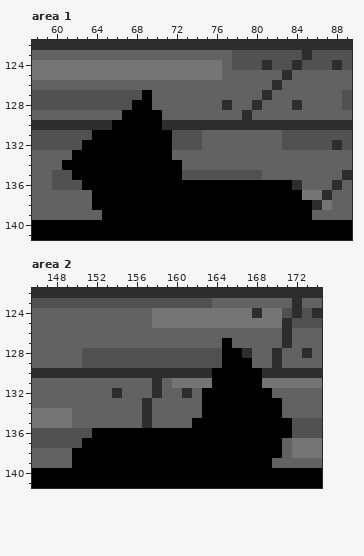
Pixel-art file: Assets/Sprites/Nivel1/Mapa/solo fondo primer nivel.aseprite. That is the earlier state.
385x142 pixels, 1 frame. Colours within 5 levels of each other are drawn and written as one. Shown: area 1: x 58..89, y 122..141; area 2: x 146..174, y 122..141. The commit also changed other parts of the picture, which this record leaves out.
New version:
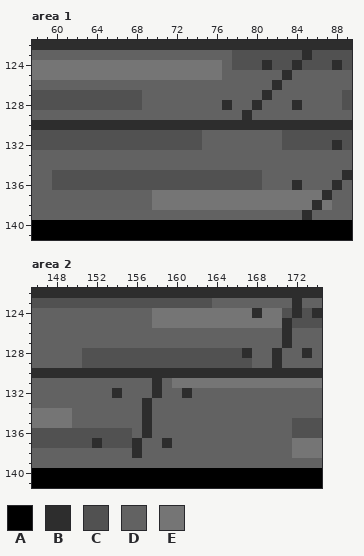
Palette (. is transparent): A #000000  B #2d2d2d  C #515151  D #626262  E #757575
Diff:
{"change": "layer \"capa más cercana\" now hidden"}
{"where": "area 1"}
{"y":127,"x":69,"old":"A","new":"D"}
{"y":128,"x":68,"old":"AA","new":"CD"}
{"y":129,"x":67,"old":"AAAA","new":"DDDD"}
{"y":130,"x":66,"old":"AAAAA","new":"BBBBB"}
{"y":131,"x":64,"old":"AAAAAAAA","new":"CCCCCCCC"}
{"y":132,"x":63,"old":"AAAAAAAAA","new":"CCCCCCCCC"}
{"y":133,"x":62,"old":"AAAAAAAAAA","new":"DDDDDDDDDD"}
{"y":134,"x":61,"old":"AAAAAAAAAAAA","new":"DDDDDDDDDDDD"}
{"y":135,"x":62,"old":"AAAAAAAAAAA","new":"CCCCCCCCCCC"}
{"y":136,"x":63,"old":"AAAAAAAAAAAAAAAAAAAAA","new":"CCCCCCCCCCCCCCCCCCDDD"}
{"y":137,"x":64,"old":"AAAAAAAAAAAAAAAAAAAAA","new":"DDDDDDEEEEEEEEEEEEEEE"}
{"y":138,"x":64,"old":"AAAAAAAAAAAAAAAAAAAAAA","new":"DDDDDDEEEEEEEEEEEEEEEE"}
{"y":139,"x":65,"old":"AAAAAAAAAAAAAAAAAAAAA","new":"DDDDDDDDDDDDDDDDDDDDB"}
{"where": "area 2"}
{"y":127,"x":165,"old":"A","new":"D"}
{"y":128,"x":165,"old":"AA","new":"CC"}
{"y":129,"x":165,"old":"AAA","new":"CCC"}
{"y":130,"x":164,"old":"AAAAA","new":"BBBBB"}
{"y":131,"x":164,"old":"AAAAA","new":"EEEEE"}
{"y":132,"x":163,"old":"AAAAAAA","new":"DDDDDDD"}
{"y":133,"x":163,"old":"AAAAAAAA","new":"DDDDDDDD"}
{"y":134,"x":163,"old":"AAAAAAAA","new":"DDDDDDDD"}
{"y":135,"x":162,"old":"AAAAAAAAAA","new":"DDDDDDDDDD"}
{"y":136,"x":152,"old":"AAAAAAAAAAAAAAAAAAAA","new":"CCCCDBDDDDDDDDDDDDDD"}
{"y":137,"x":151,"old":"AAAAAAAAAAAAAAAAAAAA","new":"CBCCCBDDBDDDDDDDDDDD"}
{"y":138,"x":150,"old":"AAAAAAAAAAAAAAAAAAAAA","new":"DDDDDDBDDDDDDDDDDDDDD"}
{"y":139,"x":150,"old":"AAAAAAAAAAAAAAAAAAAA","new":"DDDDDDDDDDDDDDDDDDDD"}
